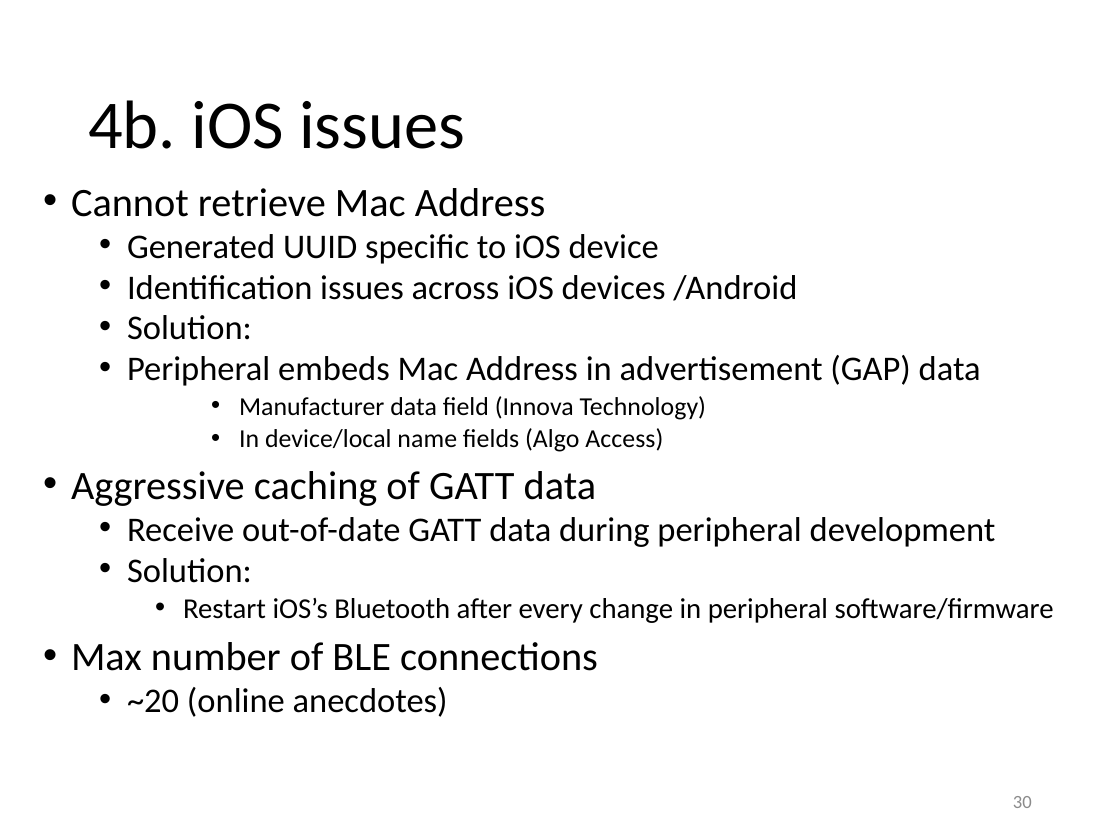
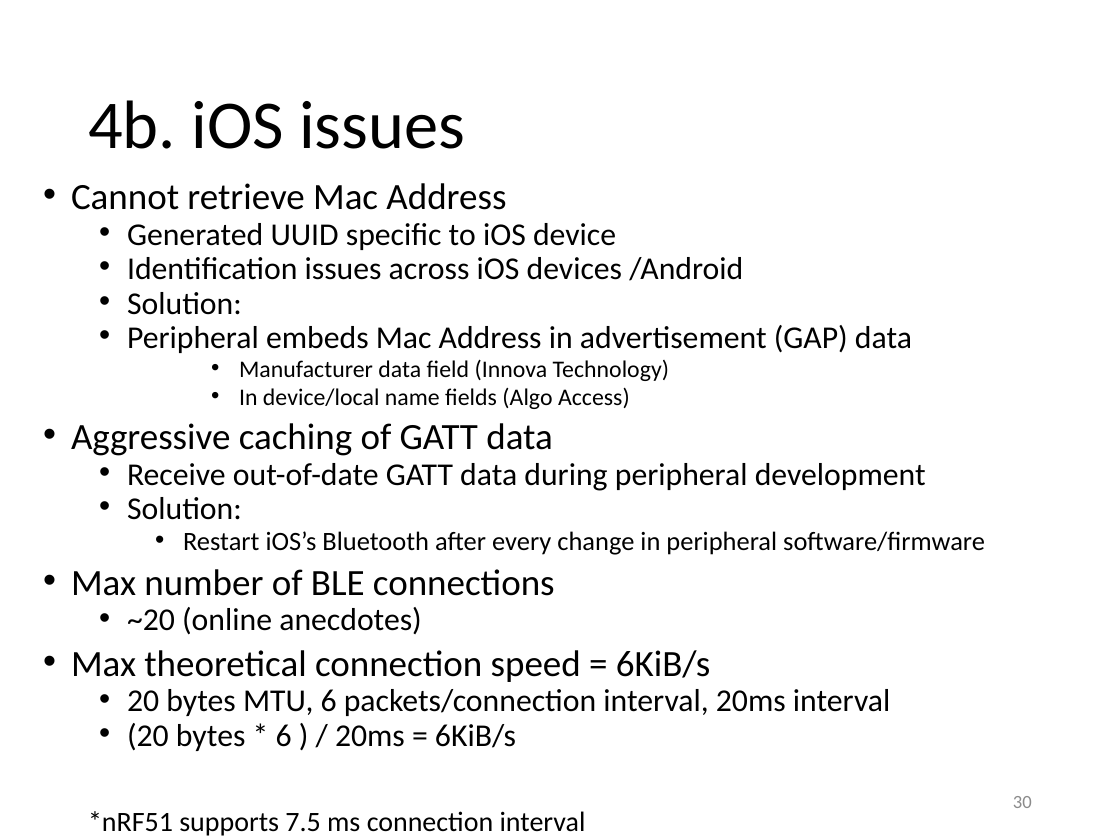
Before and after one commit to yeokm1/intro-to-ble, a slide deck: slide 30 of intro to ble.pptx. Drawn at 1120x840 pixels with LibreOffice and Linux fonts; fonts in the diff are those of the drawing. Boxes give left, top, right and bottom in pixels: in the first picture for what was removed or moved away, otherwise in the second. Text is boxed around its words. In the diff, an @@ line names an element or a change of style, - is before the commit and + after.

```diff
--- a/intro to ble.pptx
+++ b/intro to ble.pptx
@@ text at (71,183,985,635): size 25.9 to 23.8 pt in "Cannot retrieve Mac Address", "Aggressive caching of GATT data", "Max number of BLE connections"; size 22.2 to 20.4 pt in "Generated UUID specific to iOS device", "Identification issues across iOS devices /Android", "Solution:", "Peripheral embeds Mac Address in advertisement (GAP) ..." and 3 more places; size 16.6 to 15.3 pt in "Manufacturer data field (Innova Technology)", "In device/local name fields (Algo Access)"; size 18.5 to 17 pt in "Restart iOS’s Bluetooth after every change in ..."; line spacing 0.8 to 0.7 @@
@@ text at (71,650,890,751): paragraphs added @@
+• Max theoretical connection speed = 6KiB/s
+  • 20 bytes MTU, 6 packets/connection interval, 20ms interval
+  • (20 bytes * 6 ) / 20ms = 6KiB/s
@@ text added at (88,811,586,836), 18 pt, text #000000 @@
+*nRF51 supports 7.5 ms connection interval
```
Also in this commit, not shown: 2 other slides changed, 1 other file.
